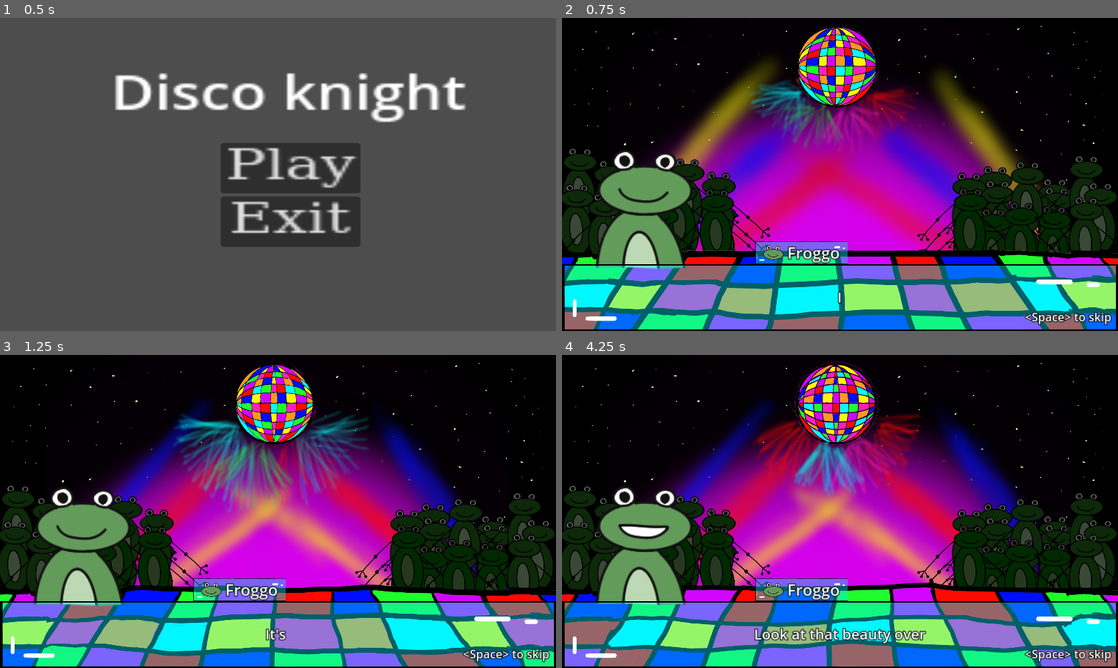
Above: before the commit, frames 1-4 (two rows, left to right).
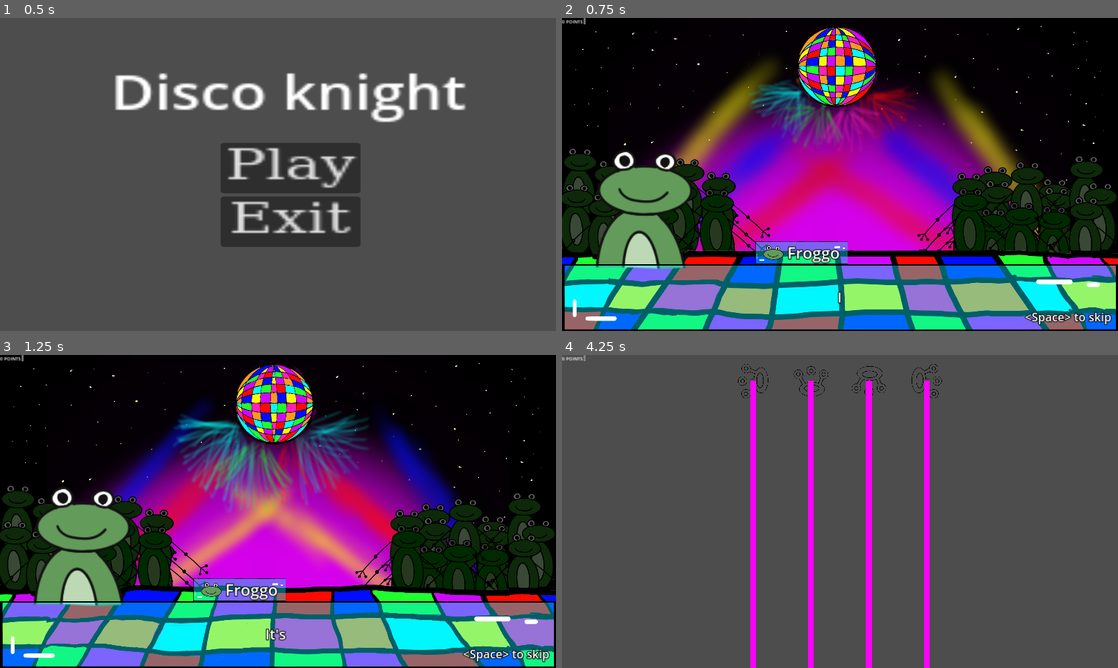
Above: after the commit, the same moments.

Repository: MrTadex/Disco-bubble-knight
Game: Godot game, scene res://Scenes/Menu.tscn
The game is run twice, just before and just after one commit, with the same random seed, the same clock (stepped at 60 frames per second) and the same inputs. Sound files missing from this copy of the repository are replaced by a short silence.
Inputs:
- Up to frame 1 (0.5 s): no input
- Up to frame 2 (0.75 s): click "Play" at 0.5 s
- Up to frame 3 (1.25 s): no input
- Up to frame 4 (4.25 s): tap Enter at 1.25 s; hold Right 1.28-2.03 s; tap Space at 1.52, 2.27, 3.77 s; hold Down 2.03-2.78 s; hold Right 2.78-3.53 s; hold Up from 3.53 s (still down)

Frame 1 is identical in both runs. In frame 2, less than 0.1% of the frame differs, in the area x 0-5%, y 0-2%; in frame 3, less than 0.1%; in frame 4, 99%, in the area x 0-100%, y 0-100%.

Commit message:
Added working dancing game

Diff:
--- /dev/null
+++ b/DancingSystem/Scripts/Audio.gd
@@ -0,0 +1,7 @@
+extends Resource
+
+class_name Audio
+
+@export var Audio : AudioStreamMP3
+@export var BMP : int
+@export var FreeBeats: int
--- a/DancingSystem/Scripts/Conductor.gd
+++ b/DancingSystem/Scripts/Conductor.gd
@@ -19,12 +19,32 @@
 signal s_beat(position)
 signal s_measure(position)
 
-# Called when the node enters the scene tree for the first time.
-func _ready() -> void:
+@export var countBeats = false
+
+func Setup(Audio:AudioStreamMP3, BPM:float = 100, Measures:float = 4, CountBeats:bool = false, BeatOffset:int = 0) -> void:
+	stream = Audio
+	bpm = BPM
+	measures = Measures
+	countBeats = CountBeats
+
+	Reset()
+
+	if CountBeats:
+		play_with_beat_offset(BeatOffset)
+	else:
+		play()
+
+func Reset() -> void:
+	song_position = 0.0
+	song_position_in_beats = 1
 	sec_per_beat = 60.0 / bpm
+	last_reported_beat = 0
+	beats_before_start = 0
+	measure = 1
 
 func _physics_process(_delta):
-	if playing:
+
+	if playing and countBeats:
 		song_position = get_playback_position() + AudioServer.get_time_since_last_mix()
 		song_position -= AudioServer.get_output_latency()
 		song_position_in_beats = int(floor(song_position / sec_per_beat)) + beats_before_start
@@ -36,9 +56,8 @@
 			measure = 1
 		emit_signal("s_beat", song_position_in_beats)
 		emit_signal("s_measure", measure)
-		print('here')
-		last_reported_beat = song_position_in_beats
 		measure += 1
+	last_reported_beat = song_position_in_beats
 
 func play_with_beat_offset(num):
 	beats_before_start = num
@@ -51,10 +70,10 @@
 	return Vector2(closest, time_off_beat)
 
 func play_from_beat(beat, offset):
-	play()
 	seek(beat * sec_per_beat)
 	beats_before_start = offset
 	measure = beat % measures
+	play()
 
 func _on_StartTimer_timeout():
 	song_position_in_beats += 1
--- a/DancingSystem/Scripts/Game.gd
+++ b/DancingSystem/Scripts/Game.gd
@@ -1,13 +1,57 @@
 extends Node2D
 
+# Variables
+@export var FallingArrow:PackedScene
 
-# Called when the node enters the scene tree for the first time.
+@onready var UpArrow = $UpArrow
+@onready var DownArrow = $DownArrow
+@onready var LeftArrow = $LeftArrow
+@onready var RightArrow = $RightArrow
+
+@onready var _background = %Background
+
+@export var _startYPos:int = 1000
+
+var data:GameData
+
 func _ready() -> void:
+	# Add signals
+	Conductor.s_measure.connect(BeatTracker)
+
+func StartGame(gameData:GameData) -> void:
+	data = gameData
+	_background.sprite_frames = data.Background
+	_background.play("Default")
+	Conductor.Setup(data.AudioData.Audio, data.AudioData.BMP, data.Patterns.size(), true, data.AudioData.FreeBeats)
+
+# add exit function
+
+func BeatTracker(beat:int) -> void:
+	var pattern =data.Patterns[beat - 1]
+
+	if pattern.Up:
+		SpawnArrow(1)
+
+	if pattern.Down:
+		SpawnArrow(2)
+
+	if pattern.Left:
+		SpawnArrow(3)
+
+	if pattern.Right:
+		SpawnArrow(4)
+
 	pass
-	#randomize()
-	#$Conductor.play_with_beat_offset(8)
 
-
-# Called every frame. 'delta' is the elapsed time since the previous frame.
-func _process(delta: float) -> void:
-	pass
+func SpawnArrow(arrowType:int) -> void:
+	var arrow = FallingArrow.instantiate()
+	match arrowType:
+		1: # up
+			arrow.Setup(0,Vector2(UpArrow.position.x, _startYPos))
+		2: # down
+			arrow.Setup(1,Vector2(DownArrow.position.x, _startYPos))
+		3: # left
+			arrow.Setup(2,Vector2(LeftArrow.position.x, _startYPos))
+		4: # right
+			arrow.Setup(3,Vector2(RightArrow.position.x, _startYPos))
+	add_child(arrow)
--- /dev/null
+++ b/DancingSystem/Scripts/GameData.gd
@@ -0,0 +1,7 @@
+extends Resource
+
+class_name GameData
+
+@export var Background: SpriteFrames
+@export var AudioData : Audio
+@export var Patterns: Array[Pattern]
--- /dev/null
+++ b/DancingSystem/Scripts/Pattern.gd
@@ -0,0 +1,8 @@
+extends Resource
+
+class_name Pattern
+
+@export var Up:bool
+@export var Down:bool
+@export var Left:bool
+@export var Right:bool
--- /dev/null
+++ b/DancingSystem/UI/Arrows/Arrow.gd
@@ -0,0 +1,38 @@
+extends Sprite2D
+
+@export_enum("UP", "DOWN", "LEFT", "RIGHT") var _input : int
+
+@onready var _greatArea = $GreatArea
+@onready var _excelentArea = $ExcelentArea
+@onready var _goodArea = $GoodArea
+@onready var _missArea = $MissArea
+
+func _ready() -> void:
+	match _input:
+		0:
+			InputManager.UpArrow.connect(GotInput)
+		1:
+			InputManager.DownArrow.connect(GotInput)
+		2:
+			InputManager.LeftArrow.connect(GotInput)
+		3:
+			InputManager.RightArrow.connect(GotInput)
+
+func GotInput() -> void:
+	var great :Array[Area2D] = _greatArea.get_overlapping_areas()
+	var excelent :Array[Area2D] = _excelentArea.get_overlapping_areas()
+	var good :Array[Area2D] = _goodArea.get_overlapping_areas()
+	var miss :Array[Area2D] = _missArea.get_overlapping_areas()
+
+	if excelent.size() > 0:
+		excelent[0].get_parent().queue_free()
+		print("excelent")
+	elif good.size() > 0:
+		good[0].get_parent().queue_free()
+		print("good")
+	elif great.size() > 0:
+		great[0].get_parent().queue_free()
+		print("great")
+	elif miss.size() > 0:
+		miss[0].get_parent().queue_free()
+		print("miss")
--- /dev/null
+++ b/DancingSystem/UI/Arrows/Arrow.tscn
@@ -0,0 +1,56 @@
+[gd_scene load_steps=8 format=3 uid="uid://7oe88i0oda1p"]
+
+[ext_resource type="Texture2D" uid="uid://cypwwdt02ioq3" path="res://DancingSystem/UI/Sprites/Frog_arrow_down_falling.png" id="1_737gk"]
+[ext_resource type="Script" path="res://DancingSystem/UI/Arrows/Arrow.gd" id="2_d5827"]
+
+[sub_resource type="RectangleShape2D" id="RectangleShape2D_jkl2k"]
+size = Vector2(100, 200)
+
+[sub_resource type="RectangleShape2D" id="RectangleShape2D_13113"]
+size = Vector2(100, 100)
+
+[sub_resource type="RectangleShape2D" id="RectangleShape2D_s3r15"]
+size = Vector2(100, 200)
+
+[sub_resource type="RectangleShape2D" id="RectangleShape2D_a3qfs"]
+size = Vector2(100, 5000)
+
+[sub_resource type="PlaceholderTexture2D" id="PlaceholderTexture2D_lyt4w"]
+size = Vector2(100, 5000)
+
+[node name="Arrow" type="Sprite2D"]
+scale = Vector2(0.2, 0.2)
+texture = ExtResource("1_737gk")
+script = ExtResource("2_d5827")
+
+[node name="GreatArea" type="Area2D" parent="."]
+position = Vector2(0, -150)
+monitorable = false
+
+[node name="CollisionShape2D" type="CollisionShape2D" parent="GreatArea"]
+shape = SubResource("RectangleShape2D_jkl2k")
+
+[node name="ExcelentArea" type="Area2D" parent="."]
+scale = Vector2(1, 1)
+monitorable = false
+
+[node name="CollisionShape2D" type="CollisionShape2D" parent="ExcelentArea"]
+shape = SubResource("RectangleShape2D_13113")
+
+[node name="GoodArea" type="Area2D" parent="."]
+position = Vector2(0, 150)
+monitorable = false
+
+[node name="CollisionShape2D" type="CollisionShape2D" parent="GoodArea"]
+shape = SubResource("RectangleShape2D_s3r15")
+
+[node name="MissArea" type="Area2D" parent="."]
+position = Vector2(0, 2500)
+scale = Vector2(1, 1)
+monitorable = false
+
+[node name="CollisionShape2D" type="CollisionShape2D" parent="MissArea"]
+shape = SubResource("RectangleShape2D_a3qfs")
+
+[node name="Sprite2D" type="Sprite2D" parent="MissArea/CollisionShape2D"]
+texture = SubResource("PlaceholderTexture2D_lyt4w")
--- /dev/null
+++ b/DancingSystem/UI/Arrows/ArrowFalling.gd
@@ -0,0 +1,14 @@
+extends AnimatedSprite2D
+
+@export var _heightCheck: int = -600
+
+func Setup(sprite:int, pos:Vector2) -> void:
+	frame = sprite
+	position = pos
+
+func _physics_process(delta: float) -> void:
+	position.y += -10
+
+	if position.y < _heightCheck:
+		print("miss")
+		queue_free()
--- /dev/null
+++ b/DancingSystem/UI/Arrows/ArrowFalling.tscn
@@ -0,0 +1,41 @@
+[gd_scene load_steps=8 format=3 uid="uid://c5nmeg5qlk3vb"]
+
+[ext_resource type="Texture2D" uid="uid://dqj2bmkij4tab" path="res://DancingSystem/UI/Sprites/Frog_arrow_up_falling.png" id="1_jboga"]
+[ext_resource type="Texture2D" uid="uid://cypwwdt02ioq3" path="res://DancingSystem/UI/Sprites/Frog_arrow_down_falling.png" id="1_o1dcu"]
+[ext_resource type="Script" path="res://DancingSystem/UI/Arrows/ArrowFalling.gd" id="2_c4psh"]
+[ext_resource type="Texture2D" uid="uid://do1bueow7dfqb" path="res://DancingSystem/UI/Sprites/Frog_arrow_left_falling.png" id="3_wgtt0"]
+[ext_resource type="Texture2D" uid="uid://bjvfeixsdl6bp" path="res://DancingSystem/UI/Sprites/Frog_arrow_right_falling.png" id="4_5lmfe"]
+
+[sub_resource type="SpriteFrames" id="SpriteFrames_k5c0h"]
+animations = [{
+"frames": [{
+"duration": 1.0,
+"texture": ExtResource("1_jboga")
+}, {
+"duration": 1.0,
+"texture": ExtResource("1_o1dcu")
+}, {
+"duration": 1.0,
+"texture": ExtResource("3_wgtt0")
+}, {
+"duration": 1.0,
+"texture": ExtResource("4_5lmfe")
+}],
+"loop": true,
+"name": &"default",
+"speed": 5.0
+}]
+
+[sub_resource type="RectangleShape2D" id="RectangleShape2D_13113"]
+size = Vector2(100, 100)
+
+[node name="ArrowFalling" type="AnimatedSprite2D"]
+scale = Vector2(0.2, 0.2)
+sprite_frames = SubResource("SpriteFrames_k5c0h")
+speed_scale = 0.0
+script = ExtResource("2_c4psh")
+
+[node name="Area2D" type="Area2D" parent="."]
+
+[node name="CollisionShape2D" type="CollisionShape2D" parent="Area2D"]
+shape = SubResource("RectangleShape2D_13113")
--- a/DancingSystem/UI/Conductor.tscn
+++ b/DancingSystem/UI/Conductor.tscn
@@ -2,8 +2,10 @@
 
 [ext_resource type="Script" path="res://DancingSystem/Scripts/Conductor.gd" id="1_3jbwl"]
 
-[node name="AudioStreamPlayer" type="AudioStreamPlayer"]
+[node name="Conductor" type="AudioStreamPlayer"]
 script = ExtResource("1_3jbwl")
 
-[node name="Timer" type="Timer" parent="."]
+[node name="StartTimer" type="Timer" parent="."]
 one_shot = true
+
+[connection signal="timeout" from="StartTimer" to="." method="_on_StartTimer_timeout"]
--- a/DancingSystem/UI/Game.tscn
+++ b/DancingSystem/UI/Game.tscn
@@ -1,15 +1,43 @@
-[gd_scene load_steps=4 format=3 uid="uid://diigjuawqu078"]
+[gd_scene load_steps=10 format=3 uid="uid://diigjuawqu078"]
 
 [ext_resource type="Script" path="res://DancingSystem/Scripts/Game.gd" id="1_rbk7t"]
-[ext_resource type="Texture2D" uid="uid://610upam11jk6" path="res://icon.svg" id="2_o27cg"]
+[ext_resource type="PackedScene" uid="uid://c5nmeg5qlk3vb" path="res://DancingSystem/UI/Arrows/ArrowFalling.tscn" id="2_hsmxd"]
 [ext_resource type="PackedScene" uid="uid://vfm7i2g4lv36" path="res://DancingSystem/UI/Game_ui.tscn" id="3_0opjq"]
+[ext_resource type="SpriteFrames" uid="uid://cvuq2nvvr5g7j" path="res://Backgrounds/DiscoBubble.tres" id="3_4aad8"]
+[ext_resource type="PackedScene" uid="uid://7oe88i0oda1p" path="res://DancingSystem/UI/Arrows/Arrow.tscn" id="4_h1fh1"]
+[ext_resource type="Texture2D" uid="uid://b8ht5q67awfdp" path="res://DancingSystem/UI/Sprites/Frog_arrow_up.png" id="6_vy5f3"]
+[ext_resource type="Texture2D" uid="uid://b0tjd56nyxqx" path="res://DancingSystem/UI/Sprites/Frog_arrow_down.png" id="7_3lw7x"]
+[ext_resource type="Texture2D" uid="uid://trb4s4rsmvsu" path="res://DancingSystem/UI/Sprites/Frog_arrow_left.png" id="8_do533"]
+[ext_resource type="Texture2D" uid="uid://b2rnh6dftai5q" path="res://DancingSystem/UI/Sprites/Frog_arrow_right.png" id="9_ii74g"]
 
 [node name="Game" type="Node2D"]
+position = Vector2(960, 540)
 script = ExtResource("1_rbk7t")
+FallingArrow = ExtResource("2_hsmxd")
 
-[node name="Camera2D" type="Camera2D" parent="."]
-
-[node name="Background" type="Sprite2D" parent="."]
-texture = ExtResource("2_o27cg")
+[node name="Background" type="AnimatedSprite2D" parent="."]
+unique_name_in_owner = true
+visible = false
+sprite_frames = ExtResource("3_4aad8")
+animation = &"Default"
 
 [node name="GameUI" parent="." instance=ExtResource("3_0opjq")]
+
+[node name="UpArrow" parent="." instance=ExtResource("4_h1fh1")]
+position = Vector2(-100, -450)
+texture = ExtResource("6_vy5f3")
+
+[node name="DownArrow" parent="." instance=ExtResource("4_h1fh1")]
+position = Vector2(100, -450)
+texture = ExtResource("7_3lw7x")
+_input = 1
+
+[node name="LeftArrow" parent="." instance=ExtResource("4_h1fh1")]
+position = Vector2(-300, -450)
+texture = ExtResource("8_do533")
+_input = 2
+
+[node name="RightArrow" parent="." instance=ExtResource("4_h1fh1")]
+position = Vector2(300, -450)
+texture = ExtResource("9_ii74g")
+_input = 3
--- a/DialogueSystem/UI/DialoguePanel.gd
+++ b/DialogueSystem/UI/DialoguePanel.gd
@@ -18,14 +18,11 @@
 #Signal
 signal DialogueEnd
 
-func _ready() -> void:
-	InputManager.SkipLine.connect(Skip)
-
 func StartDialogue(dialogue:DialogueData) -> void:
 	_dialogue = dialogue
 	_background.sprite_frames = _dialogue.Background
 	_background.play("Default")
-	MusicManager.PlaySong(_dialogue.Audio)
+	Conductor.Setup(_dialogue.Audio)
 
 	_lineIndex = -1
 	GetNextLine()
@@ -74,6 +71,8 @@
 	else:
 		# End of Dialogue
 		DialogueEnd.emit()
+		_lineTimer.stop()
+		Reset()
 		pass
 
 func Reset() -> void:
@@ -95,3 +94,9 @@
 		if(emotion == emotionSprite.Emotion):
 			return emotionSprite.Sprite
 	return ""
+
+func _on_visibility_changed() -> void:
+	if visible:
+		InputManager.SkipLine.connect(Skip)
+	else:
+		InputManager.SkipLine.disconnect(Skip)
--- a/DialogueSystem/UI/DialoguePanel.tscn
+++ b/DialogueSystem/UI/DialoguePanel.tscn
@@ -4,7 +4,7 @@
 [ext_resource type="Texture2D" uid="uid://fxkaq6obtujm" path="res://Characters/Froggo/not_impressed.png" id="2_cmt22"]
 [ext_resource type="SpriteFrames" uid="uid://cvuq2nvvr5g7j" path="res://Backgrounds/DiscoBubble.tres" id="2_egjy8"]
 [ext_resource type="Script" path="res://DialogueSystem/UI/NameBubble.gd" id="3_663ly"]
-[ext_resource type="Texture2D" uid="uid://d11tnqsdj6pkp" path="res://DancingSystem/UI/Sprites/UI.png" id="4_0pwtq"]
+[ext_resource type="Texture2D" uid="uid://d11tnqsdj6pkp" path="res://DialogueSystem/UI/Sprites/UI.png" id="4_0pwtq"]
 [ext_resource type="Texture2D" uid="uid://b8yv4jo58e225" path="res://Characters/Froggo/main_character.png" id="6_54q2p"]
 
 [sub_resource type="LabelSettings" id="LabelSettings_8c4mk"]
@@ -174,4 +174,5 @@
 unique_name_in_owner = true
 wait_time = 5.0
 
+[connection signal="visibility_changed" from="." to="." method="_on_visibility_changed"]
 [connection signal="timeout" from="LineTimer" to="." method="_on_line_timer_timeout"]
--- a/Managers/GameManager.gd
+++ b/Managers/GameManager.gd
@@ -2,7 +2,7 @@
 
 # Bounds
 @onready var _dialoguePanel = %DialoguePanel
-# add dance object
+@onready var _danceGame = %Game
 
 # Variables
 @export var _flow:Array[StateBase] # add class for triggers
@@ -20,7 +20,7 @@
 		_currentState = _flow[_flowIndex]
 
 		if _currentState is DialogueState:
-			# hide dance scene
+			_danceGame.visible = false
 
 			var diaState = _currentState as DialogueState # cast into Dialogue State
 
@@ -30,9 +30,10 @@
 		elif _currentState is DancingState:
 			_dialoguePanel.visible = false
 
-			var dancingState = _currentState as DancingState # cast into Dialogue State
+			var dancingState = _currentState as DancingState
 
-			# add what have to be called
+			_danceGame.visible = true
+			_danceGame.StartGame(dancingState.Data)
 			pass
 
 	else:
--- a/Managers/GameStates/DancingState.gd
+++ b/Managers/GameStates/DancingState.gd
@@ -1,4 +1,4 @@
 class_name DancingState
 extends StateBase
 
-# Add what is needed to function
+@export var Data: GameData
--- a/Managers/InputManager.gd
+++ b/Managers/InputManager.gd
@@ -1,9 +1,22 @@
 extends Node
 
 signal SkipLine
+
+signal UpArrow
+signal DownArrow
+signal LeftArrow
+signal RightArrow
 
 func _input(event: InputEvent) -> void:
 	if event is InputEventKey and event.pressed:
 		match event.keycode:
 			KEY_SPACE:
 				SkipLine.emit()
+			KEY_UP, KEY_W:
+				UpArrow.emit()
+			KEY_DOWN, KEY_S:
+				DownArrow.emit()
+			KEY_LEFT, KEY_A:
+				LeftArrow.emit()
+			KEY_RIGHT, KEY_D:
+				RightArrow.emit()
--- a/Scenes/Chapter1.tscn
+++ b/Scenes/Chapter1.tscn
@@ -7,10 +7,61 @@
 [ext_resource type="Script" path="res://Managers/GameStates/DialogueState.gd" id="5_4jymu"]
 [ext_resource type="Resource" uid="uid://dut88u4sa6xg0" path="res://Chapters/Chapter1/2_LoveAtFirstSight.tres" id="5_alv4t"]
 [ext_resource type="Resource" uid="uid://c6m6w4pgcmlcr" path="res://Chapters/Chapter1/3_AfterProm.tres" id="6_bxa0y"]
+[ext_resource type="Script" path="res://DancingSystem/Scripts/Audio.gd" id="7_fkf2t"]
+[ext_resource type="AudioStream" uid="uid://gd66o6vbwmf4" path="res://Music/sexy thing.mp3" id="7_jwwl7"]
+[ext_resource type="Script" path="res://DancingSystem/Scripts/Pattern.gd" id="8_sco5u"]
+[ext_resource type="Script" path="res://Managers/GameStates/DancingState.gd" id="9_aq8dw"]
+[ext_resource type="SpriteFrames" uid="uid://cvuq2nvvr5g7j" path="res://Backgrounds/DiscoBubble.tres" id="9_mrcsa"]
+[ext_resource type="Script" path="res://DancingSystem/Scripts/GameData.gd" id="11_oe5ky"]
+[ext_resource type="PackedScene" uid="uid://diigjuawqu078" path="res://DancingSystem/UI/Game.tscn" id="14_k35dp"]
 
 [sub_resource type="Resource" id="Resource_aj6v2"]
 script = ExtResource("5_4jymu")
 Dialogue = ExtResource("3_uqtwn")
+
+[sub_resource type="Resource" id="Resource_4p70d"]
+script = ExtResource("7_fkf2t")
+Audio = ExtResource("7_jwwl7")
+BMP = 106
+FreeBeats = 2
+
+[sub_resource type="Resource" id="Resource_16p7a"]
+script = ExtResource("8_sco5u")
+Up = true
+Down = false
+Left = false
+Right = false
+
+[sub_resource type="Resource" id="Resource_s55ia"]
+script = ExtResource("8_sco5u")
+Up = false
+Down = true
+Left = false
+Right = false
+
+[sub_resource type="Resource" id="Resource_4545s"]
+script = ExtResource("8_sco5u")
+Up = false
+Down = false
+Left = true
+Right = false
+
+[sub_resource type="Resource" id="Resource_mfjuc"]
+script = ExtResource("8_sco5u")
+Up = false
+Down = false
+Left = false
+Right = true
+
+[sub_resource type="Resource" id="Resource_28jwj"]
+script = ExtResource("11_oe5ky")
+Background = ExtResource("9_mrcsa")
+AudioData = SubResource("Resource_4p70d")
+Patterns = Array[ExtResource("8_sco5u")]([SubResource("Resource_16p7a"), SubResource("Resource_s55ia"), SubResource("Resource_4545s"), SubResource("Resource_mfjuc")])
+
+[sub_resource type="Resource" id="Resource_5lga8"]
+script = ExtResource("9_aq8dw")
+Data = SubResource("Resource_28jwj")
 
 [sub_resource type="Resource" id="Resource_nhlg1"]
 script = ExtResource("5_4jymu")
@@ -22,7 +73,7 @@
 
 [node name="Chapter1" type="Node2D"]
 script = ExtResource("1_yo6pd")
-_flow = Array[ExtResource("2_vfpbx")]([SubResource("Resource_aj6v2"), SubResource("Resource_nhlg1"), SubResource("Resource_0pcw3")])
+_flow = Array[ExtResource("2_vfpbx")]([SubResource("Resource_aj6v2"), SubResource("Resource_5lga8"), SubResource("Resource_nhlg1"), SubResource("Resource_0pcw3")])
 
 [node name="DialoguePanel" parent="." instance=ExtResource("1_3ku16")]
 unique_name_in_owner = true
@@ -32,4 +83,7 @@
 size_flags_horizontal = 3
 size_flags_vertical = 3
 
+[node name="Game" parent="." instance=ExtResource("14_k35dp")]
+unique_name_in_owner = true
+
 [connection signal="DialogueEnd" from="DialoguePanel" to="." method="StartNextState"]
--- a/project.godot
+++ b/project.godot
@@ -19,7 +19,7 @@
 
 Signals="*res://Global/Objects/Signals.tscn"
 InputManager="*res://Managers/InputManager.gd"
-MusicManager="*res://Managers/MusicManager.gd"
+Conductor="*res://DancingSystem/UI/Conductor.tscn"
 
 [display]
 
Renamed: Sprites/Frog_arrow_down.png -> DancingSystem/UI/Sprites/Frog_arrow_down.png
Not shown, added: DancingSystem/UI/Sprites/Frog_arrow_down.png.import
Renamed: Sprites/Frog_arrow_down_falling.png -> DancingSystem/UI/Sprites/Frog_arrow_down_falling.png
Not shown, added: DancingSystem/UI/Sprites/Frog_arrow_down_falling.png.import
Renamed: Sprites/Frog_arrow_left.png -> DancingSystem/UI/Sprites/Frog_arrow_left.png
Not shown, changed: DancingSystem/UI/Sprites/Frog_arrow_left.png.import
Renamed: Sprites/Frog_arrow_left_falling.png -> DancingSystem/UI/Sprites/Frog_arrow_left_falling.png
Not shown, added: DancingSystem/UI/Sprites/Frog_arrow_left_falling.png.import
Renamed: Sprites/Frog_arrow_right.png -> DancingSystem/UI/Sprites/Frog_arrow_right.png
Not shown, added: DancingSystem/UI/Sprites/Frog_arrow_right.png.import
Renamed: Sprites/Frog_arrow_right_falling.png -> DancingSystem/UI/Sprites/Frog_arrow_right_falling.png
Not shown, added: DancingSystem/UI/Sprites/Frog_arrow_right_falling.png.import
(and 9 more such lines)
